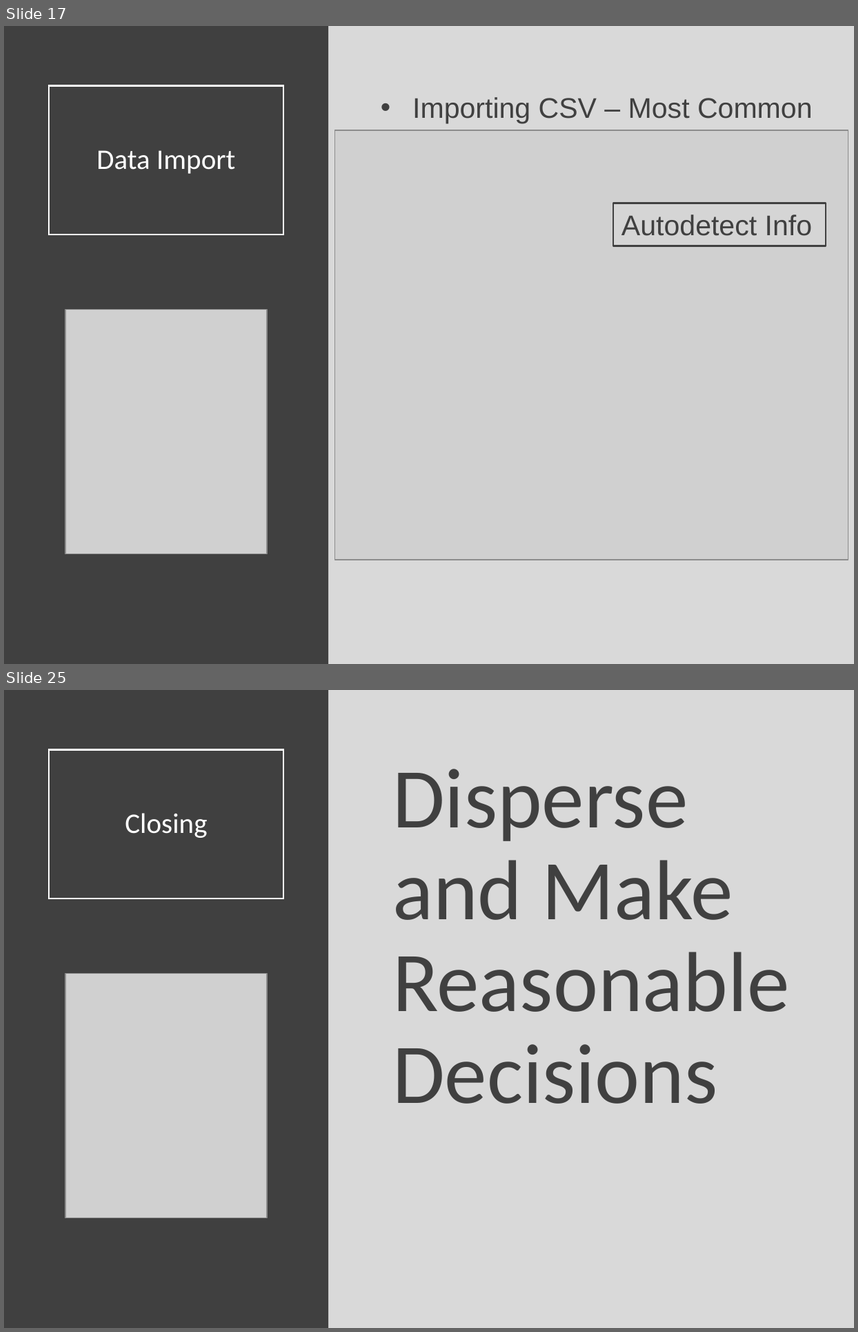
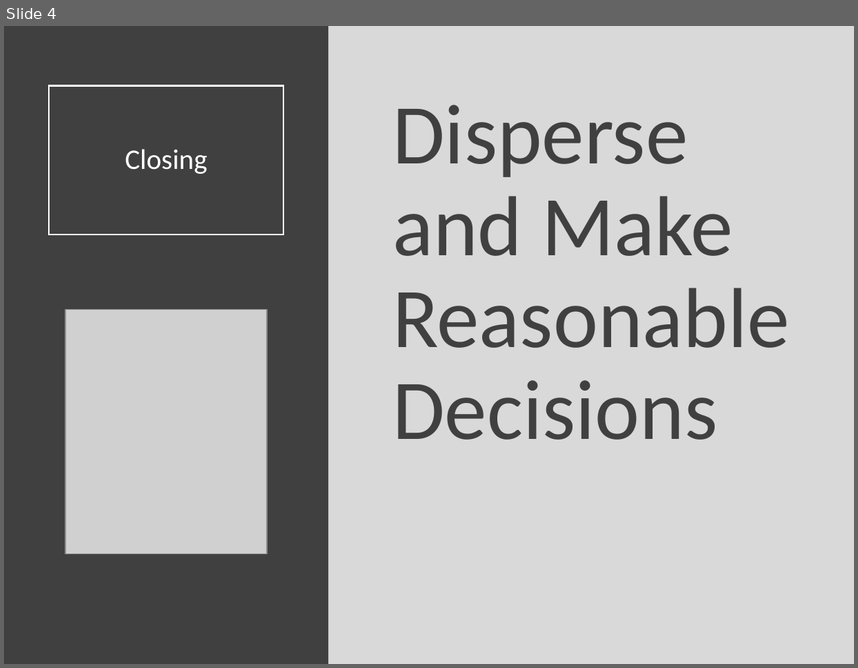
Before and after one commit to Yixf-Self/STOR320_WEBSITE, a slide deck: Lecture/Lecture 12/Lecture 12.pptx. Shown one above the other, each under a label of ours: slides 17 and 25 before the commit, slide 4 after it; the slides between them are not shown. The pictures are 858x1332 and 858x668 pixels, drawn with LibreOffice and Linux fonts; fonts in the diff are those of the drawing; grey boxes stand for pictures. Boxes give left, top, right and bottom in pixels: in the first picture for what was removed or moved away, otherwise in the second. Text is boxed around its words. In the diff, an @@ line names an element or a change of style, - is before the commit and + after.

```diff
--- a/Lecture/Lecture 12/Lecture 12.pptx
+++ b/Lecture/Lecture 12/Lecture 12.pptx
@@ slide 17 removed at (4, 26, 854, 664), background #D9D9D9 @@
@@ rectangle removed at (4, 26, 329, 664) @@
@@ title removed at (49, 85, 283, 234) @@
-Data Import
@@ text removed at (412, 97, 813, 124) @@
-• Importing CSV – Most Common
@@ picture removed at (335, 131, 848, 560) @@
@@ rectangle removed at (613, 203, 826, 245) @@
-Autodetect Info
@@ picture removed at (65, 309, 267, 553) @@
@@ what was slide 25 is now slide 4 @@
```
Also in this commit, not shown: 2 slides added, 22 other slides removed.
